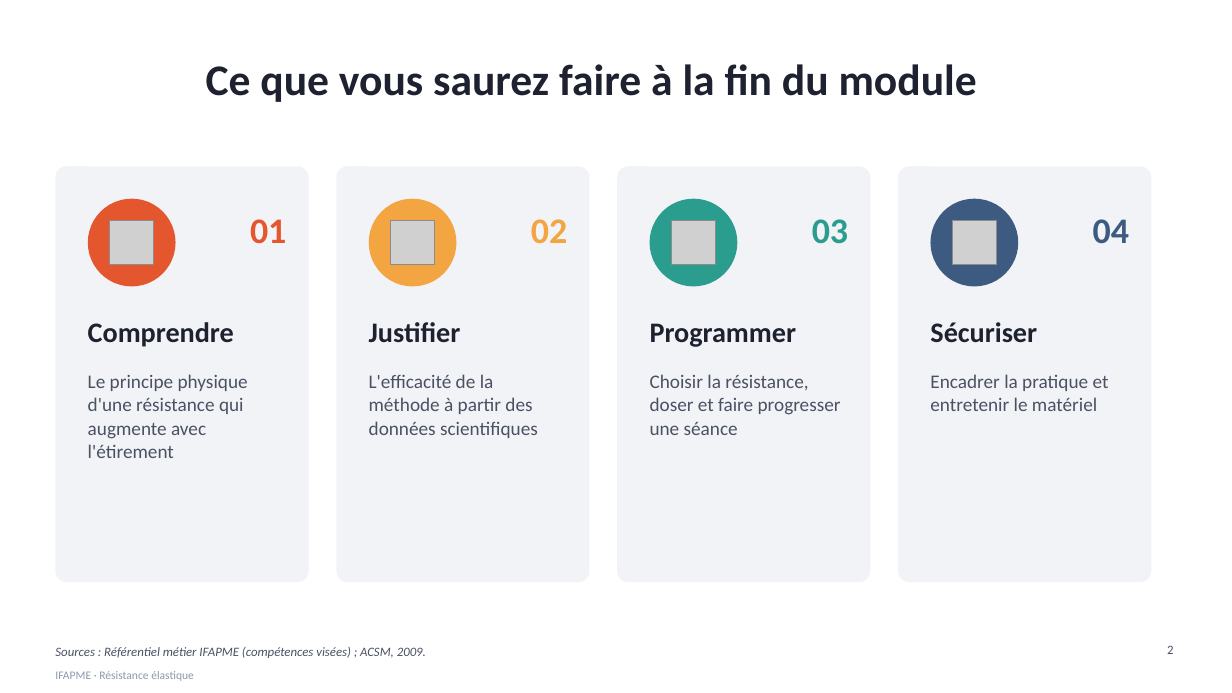
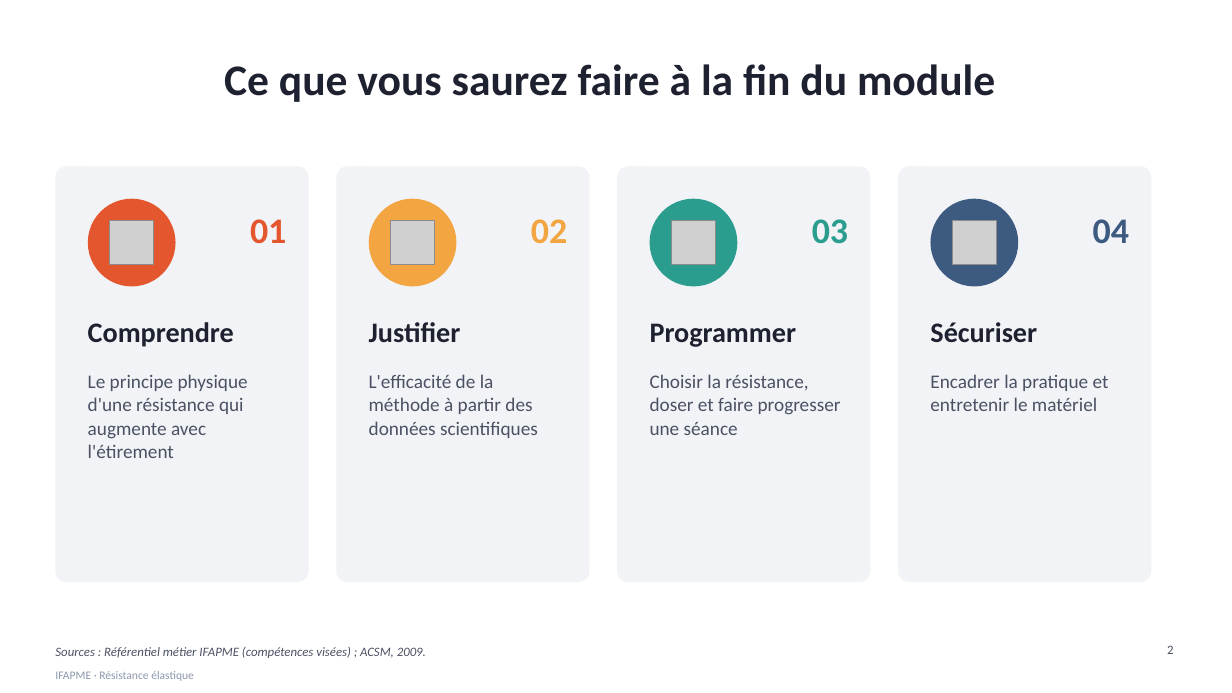
Before and after one commit to arthurdfrn-cloud/squadsync, a slide deck: slide 2 of presentations/elastique-ifapme/Entrainement_elastique_IFAPME.pptx. Drawn at 1232x693 pixels with LibreOffice and Linux fonts; fonts in the diff are those of the drawing; grey boxes stand for pictures; background and template pictures are left out. Boxes give left, top, right and bottom in pixels: in the first picture for what was removed or moved away, otherwise in the second. Text is boxed around its words. In the diff, an @@ line names an element or a change of style, - is before the commit and + after.

```diff
--- a/presentations/elastique-ifapme/Entrainement_elastique_IFAPME.pptx
+++ b/presentations/elastique-ifapme/Entrainement_elastique_IFAPME.pptx
@@ title "Ce que vous saurez faire ...": place and size @@
-title "Ce que vous saurez faire ..." at <box>206,64,977,102</box>
+title "Ce que vous saurez faire ..." at <box>224,64,995,102</box>
```
Also in this commit, not shown: 10 other slides changed, 3 other files.
